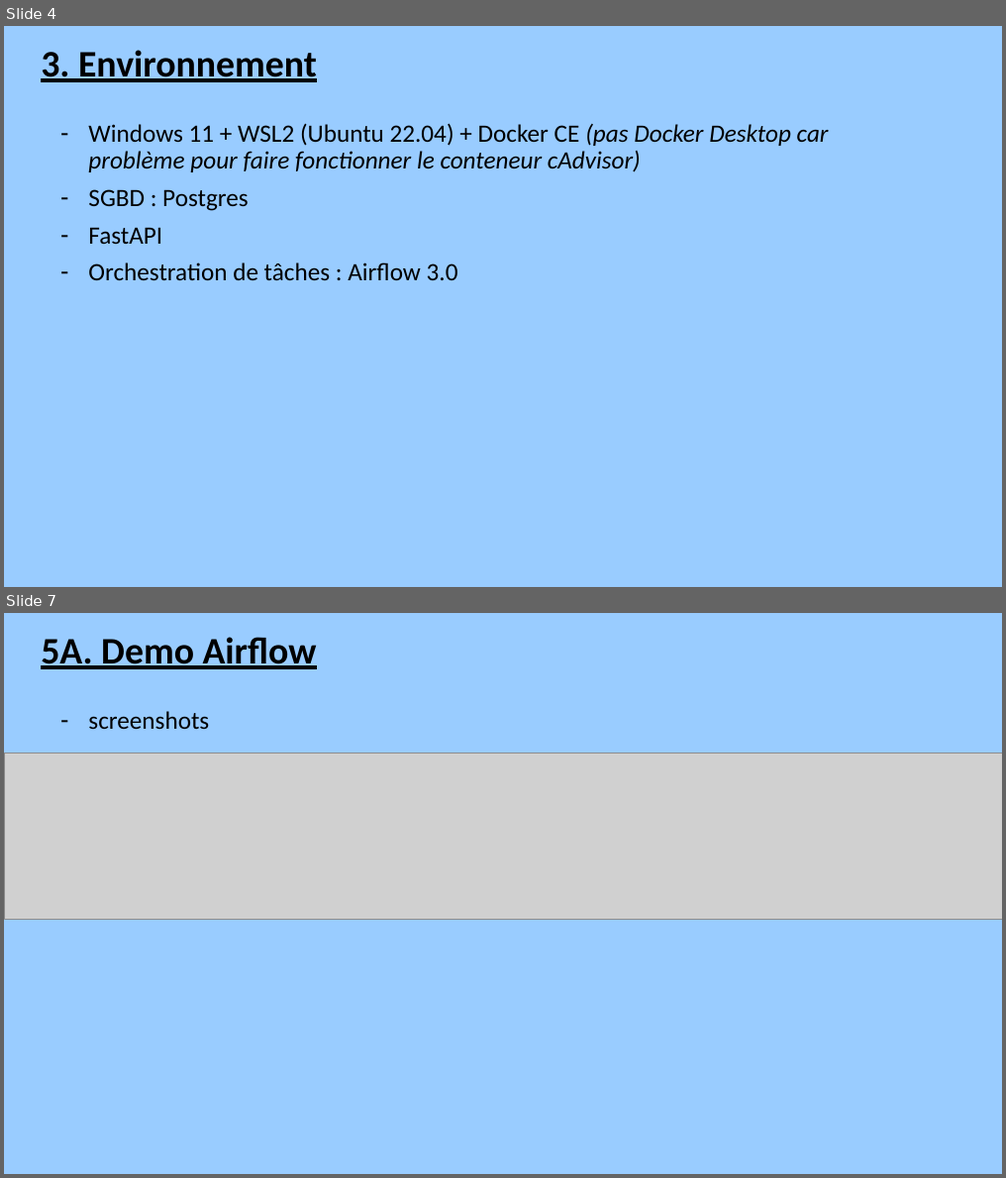
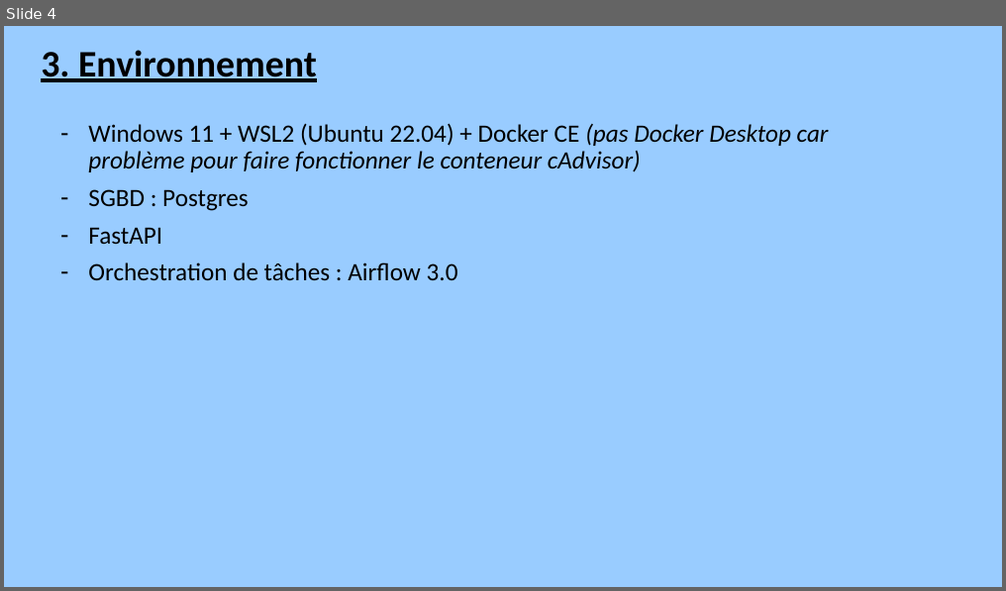
Before and after one commit to vimchun/Job-Market-in-France, a slide deck: powerpoint/slides_soutenance.pptx. Shown one above the other, each under a label of ours: slides 4 and 7 before the commit, slide 4 after it; the slides between them are not shown. The pictures are 1006x1178 and 1006x591 pixels, drawn with LibreOffice and Linux fonts; fonts in the diff are those of the drawing; grey boxes stand for pictures. Boxes give left, top, right and bottom in pixels: in the first picture for what was removed or moved away, otherwise in the second. Text is boxed around its words. In the diff, an @@ line names an element or a change of style, - is before the commit and + after.

```diff
--- a/powerpoint/slides_soutenance.pptx
+++ b/powerpoint/slides_soutenance.pptx
@@ slide 7 removed at [4, 613, 1002, 1174], background #99CCFF @@
@@ text removed at [41, 637, 317, 669] @@
-5A. Demo Airflow
@@ subtitle removed at [88, 711, 209, 730] @@
-– screenshots
@@ picture removed at [4, 754, 1002, 920] @@
```
Also in this commit, not shown: 6 slides changed, 3 slides added, 2 other slides removed.
